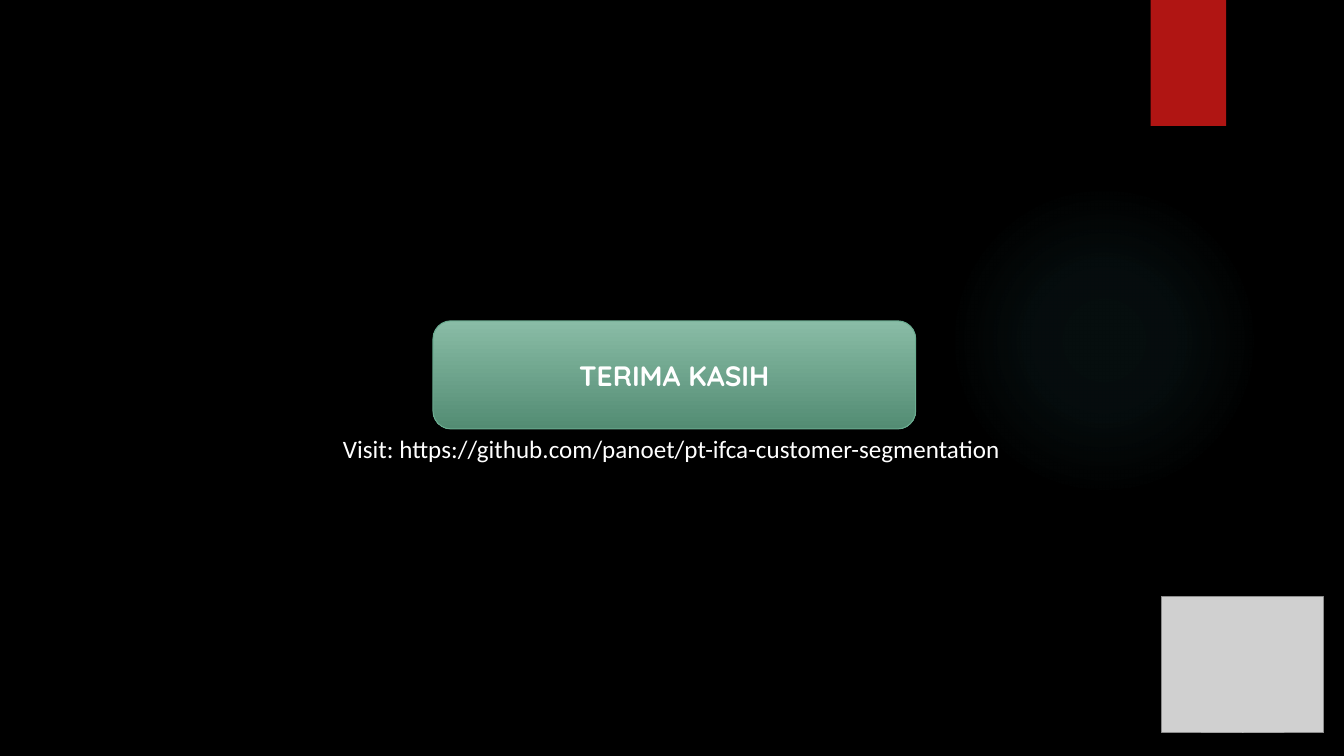
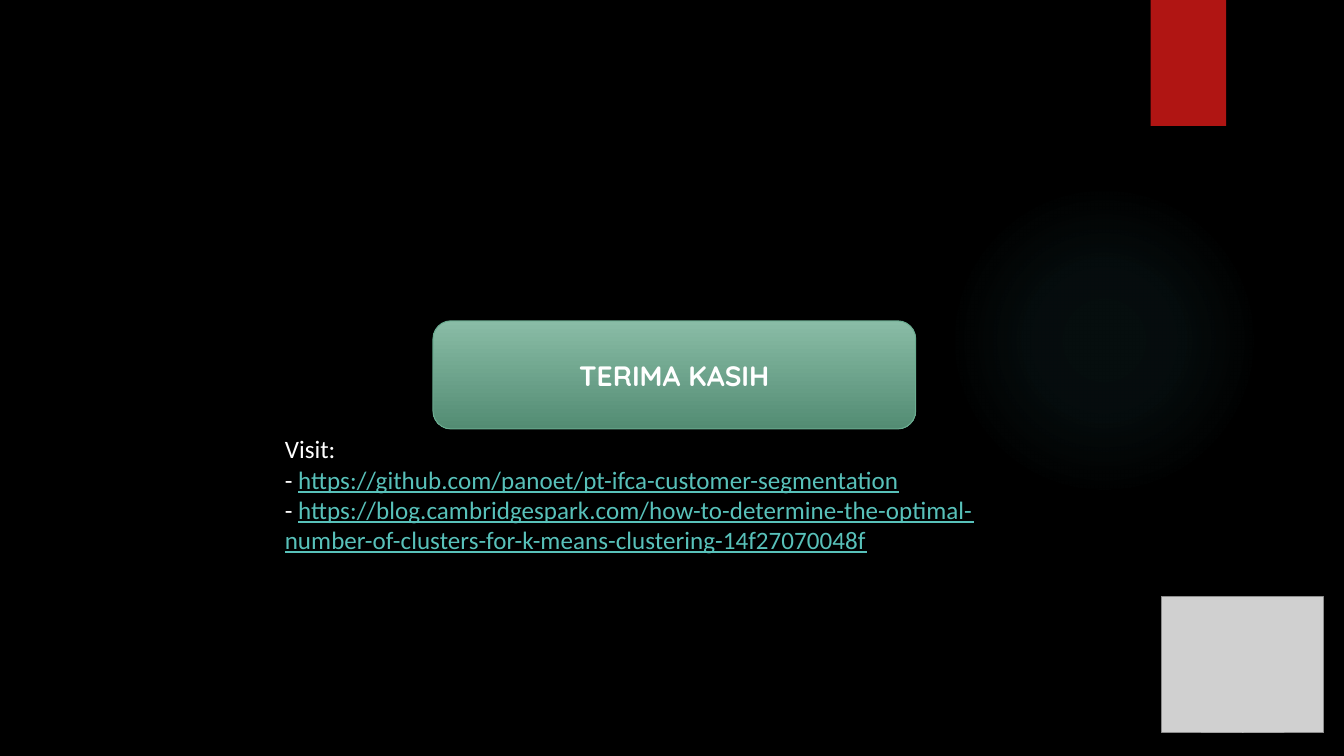
Before and after one commit to panoet/pt-ifca-customer-segmentation, a slide deck: slide 19 of Presentasi.pptx. Drawn at 1344x756 pixels with LibreOffice and Linux fonts; fonts in the diff are those of the drawing; grey boxes stand for pictures; background and template pictures are left out. Boxes give left, top, right and bottom in pixels: in the first picture for what was removed or moved away, otherwise in the second. Text is boxed around its words. In the diff, an @@ line names an element or a change of style, - is before the commit and + after.

```diff
--- a/Presentasi.pptx
+++ b/Presentasi.pptx
@@ text at <box>285,440,972,554</box>: text changed; text colour #FFFFFF to #58C1BA @@
-Visit: https://github.com/panoet/pt-ifca-customer-segmentation
+Visit:
+- https://github.com/panoet/pt-ifca-customer-segmentation
+- https://blog.cambridgespark.com/how-to-determine-the-optimal-number-of-clusters-for-k-means-clustering-14f27070048f
```
